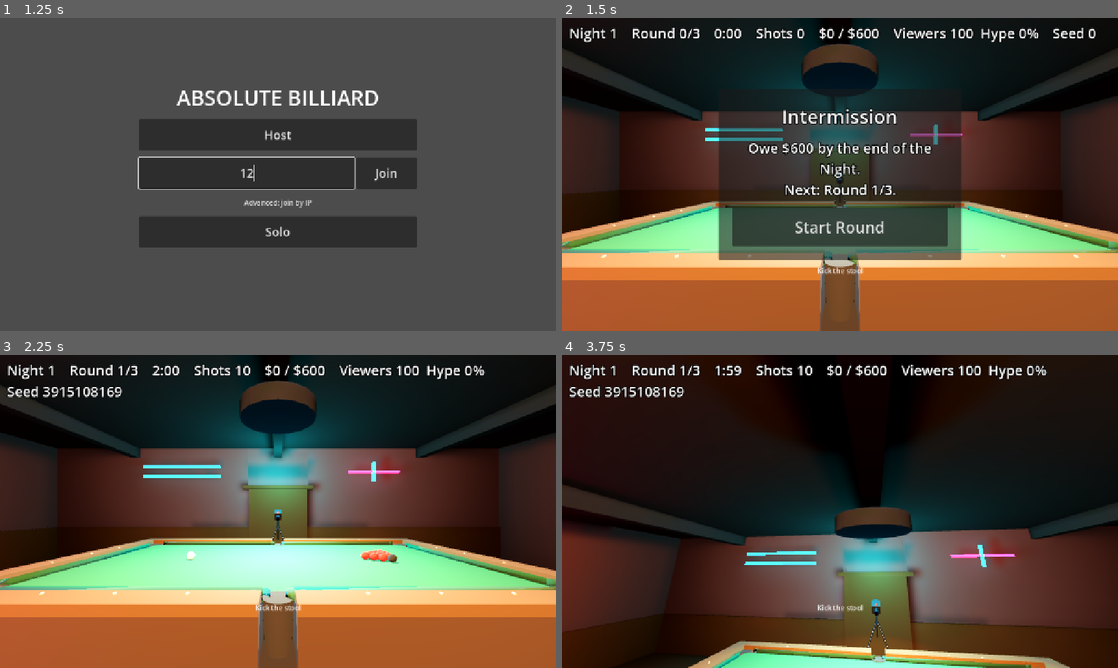
Above: before the commit, frames 1-4 (two rows, left to right).
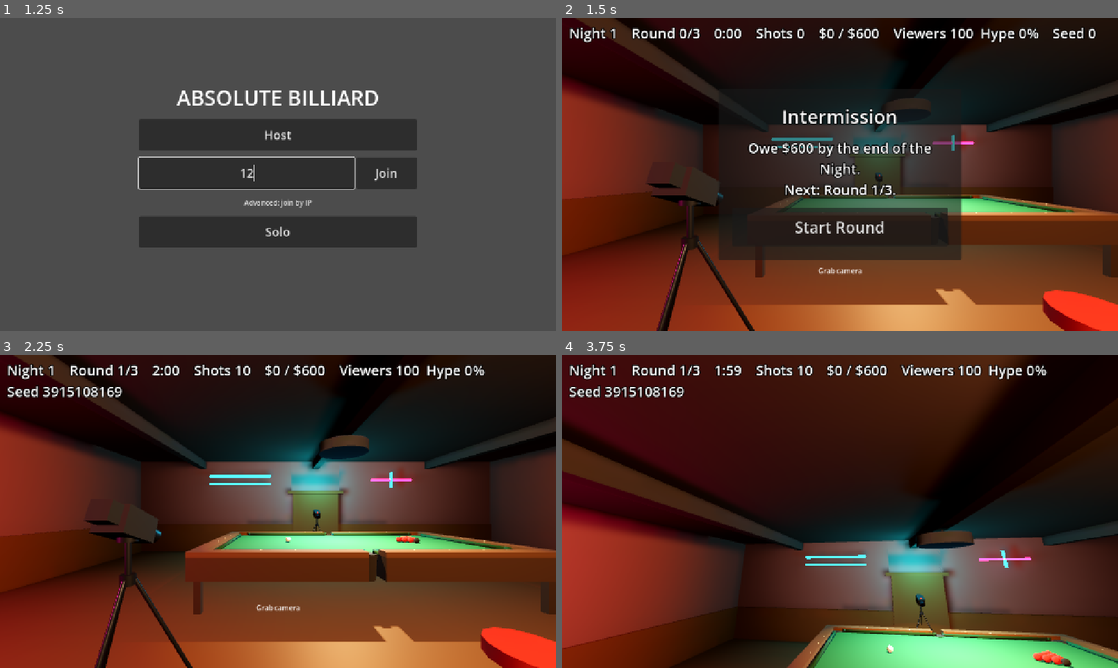
Above: after the commit, the same moments.

Repository: Cleans3/absolute-billiard
Game: Godot game, scene res://src/levels/Lobby.tscn
The game is run twice, just before and just after one commit, with the same random seed, the same clock (stepped at 60 frames per second) and the same inputs.
Inputs (mouse positions are in pixels of both pictures, inside the frame that each line leads up to):
- Up to frame 1 (1.25 s): click (244, 174) at 0.52 s; type "12" at 0.6 s
- Up to frame 2 (1.5 s): click "Solo" at 1.25 s
- Up to frame 3 (2.25 s): click "Start Round" at 2 s
- Up to frame 4 (3.75 s): tap Enter at 2.75 s; move the mouse to (867, 511) at 2.77 s; hold E (elevate_up) from 2.78 s (still down); tap 1 (call_pocket_1) at 2.85 s; tap Space (jump) at 3.02 s; move the mouse to (812, 511) at 3.52 s; tap 2 (call_pocket_2) at 3.6 s

Frame 1 is identical in both runs. In frame 2, 60% of the frame differs, in the area x 0-100%, y 0-100%; in frame 3, 69%; in frame 4, 66%.

Commit message:
world: static-baked lights tamed for dynamic bodies at runtime; players spawn on open floor, not on kick_stool
Co-Authored-By: Claude Opus 5.5 <noreply@anthropic.com>

Diff:
--- a/src/gameplay/bar_room/bar_room.gd
+++ b/src/gameplay/bar_room/bar_room.gd
@@ -2,7 +2,17 @@
 extends Node3D
 ## The baked bar room (04 §2.2), generated by src/tools/build_bar_room.gd. Its one runtime job is `apply_skin`.
 
+## Static-baked lights still light dynamic bodies (avatars, rigs) in real time at their bake energy, which is tuned for
+## dark lightmapped walls; baked surfaces ignore runtime energy, so this only tames the dynamic side.
+const DYNAMIC_LIGHT_SCALE := 0.25  # [tune]
+
 var _mats := {}  # material resource_name -> StandardMaterial3D, filled on the first apply
+
+
+func _ready() -> void:
+	for light: Light3D in find_children("*", "Light3D", false):
+		if light.light_bake_mode == Light3D.BAKE_STATIC:
+			light.light_energy *= DYNAMIC_LIGHT_SCALE
 
 
 ## Recolours the room from a BarSkin (06 P18). The materials are shared resources, so this sets them in place once per
--- a/src/gameplay/player/player_spawner.gd
+++ b/src/gameplay/player/player_spawner.gd
@@ -7,6 +7,7 @@
 
 const SLOT := preload("res://src/gameplay/player/PlayerSlot.tscn")
 const SEAT_SPACING := 1.0
+const SPAWN_ROW := Vector3(-1.5, 0.0, 1.2)  ## seat 0's spot: open floor between the table and the tables, clear of kick_stool at the origin
 const NOWHERE := Vector3(INF, INF, INF)  ## get_player_position() for an unknown peer: fails any reach test
 const KNOCK_SEC := 2.0
 const SHOVE_MPS := 3.5         ## [tune] horizontal speed of a thrown drink's knock
@@ -102,6 +103,6 @@
 func _make_slot(data: Dictionary) -> Node:
 	var slot: PlayerSlot = SLOT.instantiate()
 	slot.peer_id = data.peer_id
-	slot.position = Vector3(data.seat * SEAT_SPACING, 0.0, 0.0)
+	slot.position = SPAWN_ROW + Vector3(data.seat * SEAT_SPACING, 0.0, 0.0)
 	slot.local_player_ready.connect(local_player_spawned.emit)
 	return slot
